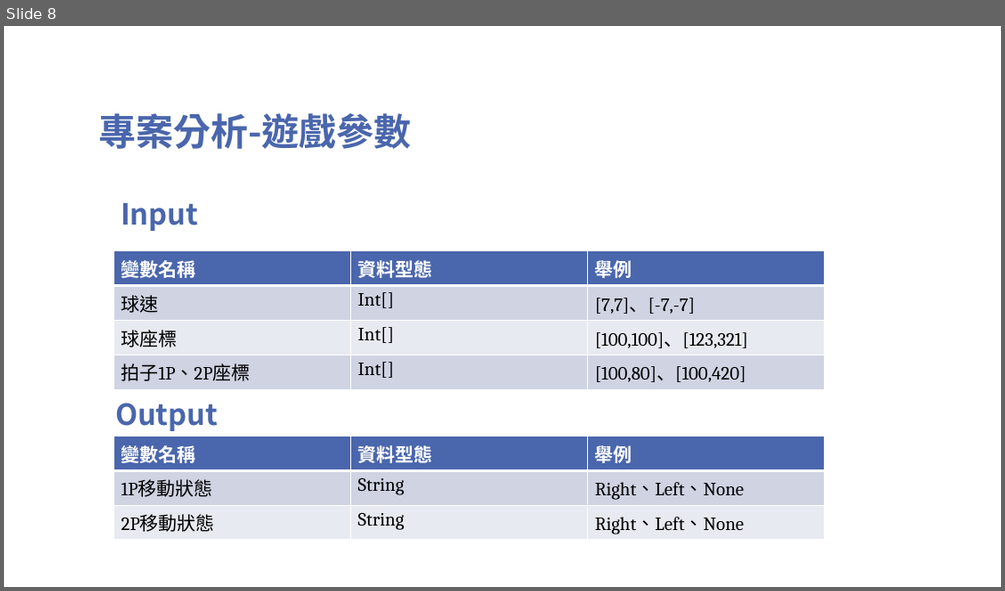
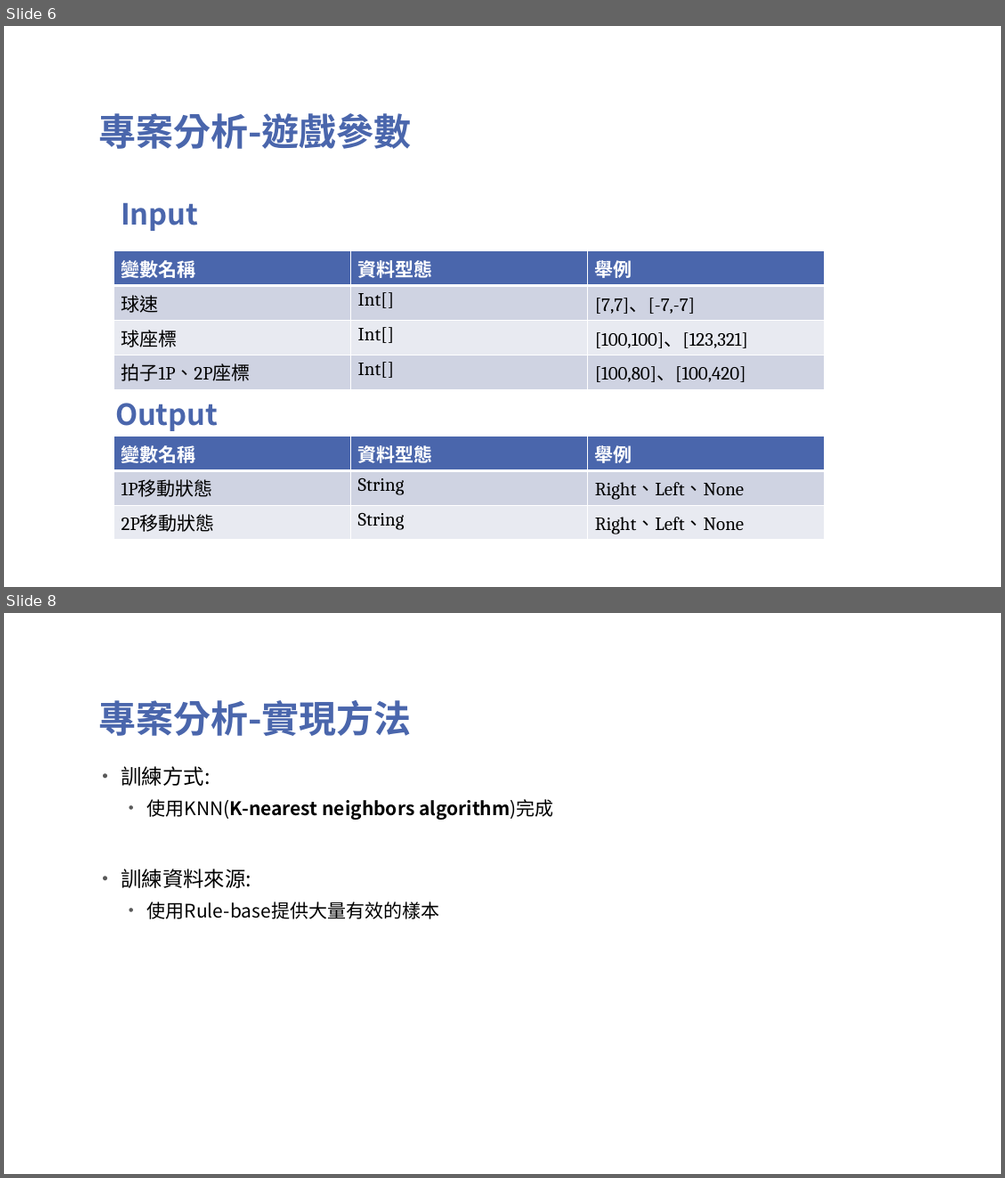
Before and after one commit to TsaiHaoWei/Machine-Learning, a slide deck: Finally project/Pingpong_第六組.pptx. Shown one above the other, each under a label of ours: slide 8 before the commit, slides 6 and 8 after it; the slides between them are not shown. The pictures are 1005x591 and 1005x1178 pixels, drawn with LibreOffice and Linux fonts; fonts in the diff are those of the drawing; background and template pictures are left out. Boxes give left, top, right and bottom in pixels: in the first picture for what was removed or moved away, otherwise in the second. Text is boxed around its words. In the diff, an @@ line names an element or a change of style, - is before the commit and + after.

```diff
--- a/Finally project/Pingpong_第六組.pptx
+++ b/Finally project/Pingpong_第六組.pptx
@@ slide 8 added at box(4, 613, 1001, 1174), background picture (left out) @@
@@ title added at box(98, 700, 412, 736), 36 pt, text #4A66AC, bold @@
+專案分析-實現方法
@@ text added at box(121, 766, 554, 919), 18 pt, text #000000 @@
+• 訓練方式:
+  • 使用KNN(K-nearest neighbors algorithm)完成
+• 訓練資料來源:
+  • 使用Rule-base提供大量有效的樣本
@@ what was slide 8 is now slide 6 @@
```
Also in this commit, not shown: 1 slide changed, 2 other slides added, 1 slide removed.
